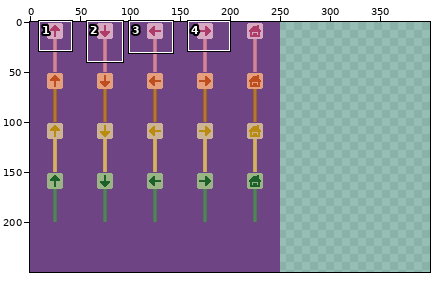
Pixel-art file -- Assets/Art/Tilesets/ase signs.aseprite. Above: a wide view before the commit, with the close-up outlined.
Close-up. Old version:
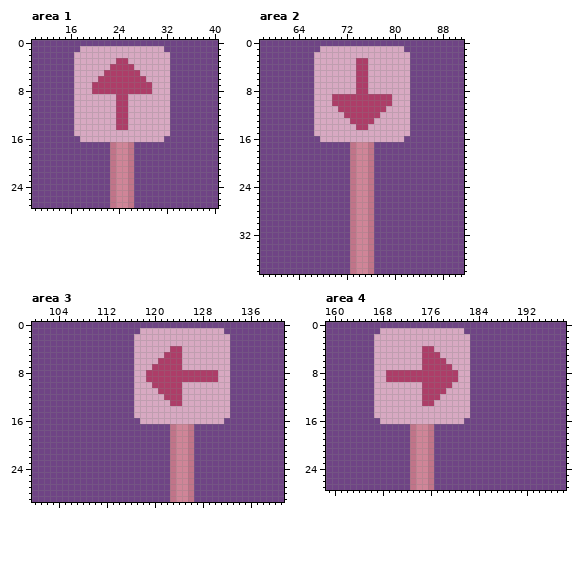
250x250 pixels, 1 frame. Shown: area 1: x 10..40, y 0..27; area 2: x 58..91, y 0..38; area 3: x 100..141, y 0..29; area 4: x 159..198, y 0..27. The old version is drawn lined up with the new one, on the new canvas. The commit also changed other parts of the picture, which this record leaves out.
Now the later version:
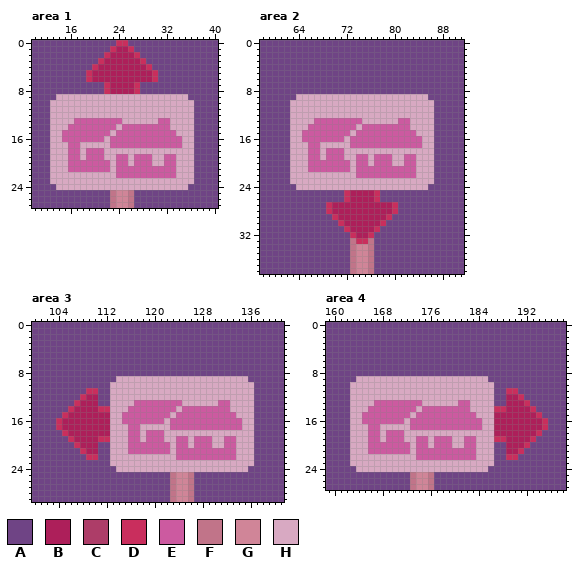
Palette (. is transparent): A #6f4485  B #ad1f5a  C #ad3d68  D #c92e5d  E #cc5aa0  F #c17489  G #d08598  H #d8a9c2
The exact change:
canvas 250x250 -> 400x250
Changed rows in their new state; - is an unchanged pixel.
Area 1:
first column x 13:
 0 -----------DD-----------
 1 -----AAAAADBBDAAAAA-----
 2 ----AAAAADBBBBDAAAAA----
 3 ----AAAADBBBBBBDAAAA----
 4 ----AAADBBBBBBBBDAAA----
 5 ----AADBBBBBBBBBBDAA----
 6 ----AADBBBBBBBBBBDAA----
 7 ----AAAAADBBBBDAAAAA----
 8 ----AAAAADBBBBDAAAAA----
 9 -HHH-------HH-------HHH-
10 HHHH-------HH-------HHHH
11 HHHH-------HH-------HHHH
12 HHHH-------HH-------HHHH
13 HHHHEEEEEEEEH-----EEHHHH
14 HHHEEEEEEEEHEEEEEEEEHHHH
15 HHEEEEEEEE-EEEEEEEEEEHHH
16 HHEEEEEEE-EEEEEEEEEEEEHH
17 HHHEEHHHHHEEEEEEEEEEEEHH
18 HHHEEHEEEHHHHHHHHHHHHHHH
19 HHHEEHEEEHHEEHEEEHHEEHHH
20 HHHEEEEEEEHEEHEEEHHEEHHH
21 HHHEEEEEEEHEEEEEEEEEEHHH
22 HHHHHHHHHHHEEEEEEEEEEHHH
23 HHHHHHHHHHHHHHHHHHHHHHHH
24 -HHHHHHHHHHHHHHHHHHHHHH-
Area 2:
first column x 63:
 1 -----AAAAAAAAAAAAAA-----
 2 ----AAAAAAAAAAAAAAAA----
 3 ----AAAAAAAAAAAAAAAA----
 4 ----AAAAAAAAAAAAAAAA----
 5 ----AAAAAAAAAAAAAAAA----
 6 ----AAAAAAAAAAAAAAAA----
 7 ----AAAAAAAAAAAAAAAA----
 8 ----AAAAAAAAAAAAAAAA----
 9 -HHH---HHHHHHHHHH---HHH-
10 HHHH---HHHHHHHHHH---HHHH
11 HHHH----HHHHHHHH----HHHH
12 HHHH-----HHHHHH-----HHHH
13 HHHHEEEEEEEEHH----EEHHHH
14 HHHEEEEEEEEHEEEEEEEEHHHH
15 HHEEEEEEEE-EEEEEEEEEEHHH
16 HHEEEEEEE-EEEEEEEEEEEEHH
17 HHHEEHHHHHEEEEEEEEEEEEHH
18 HHHEEHEEEHHHHHHHHHHHHHHH
19 HHHEEHEEEHHEEHEEEHHEEHHH
20 HHHEEEEEEEHEEHEEEHHEEHHH
21 HHHEEEEEEEHEEEEEEEEEEHHH
22 HHHHHHHHHHHEEEEEEEEEEHHH
23 HHHHHHHHHHHHHHHHHHHHHHHH
24 -HHHHHHHHHHHHHHHHHHHHHH-
25 ---------DBBBBD---------
26 ---------DBBBBD---------
27 ------DBBBBBBBBBBD------
28 ------DBBBBBBBBBBD------
29 -------DBBBBBBBBD-------
30 --------DBBBBBBD--------
31 ---------DBBBBD---------
32 ----------DBBD----------
33 -----------DD-----------
Area 3:
first column x 104:
 1 --------------AAAAAAAAAAAAAA-----
 2 -------------AAAAAAAAAAAAAAAA----
 3 -------------AAAAAAAAAAAAAAAA----
 4 -------------AAAAAAAAAAAAAAAA----
 5 -------------AAAAAAAAAAAAAAAA----
 6 -------------AAAAAAAAAAAAAAAA----
 7 -------------AAAAAAAAAAAAAAAA----
 8 -------------AAAAAAAAAAAAAAAA----
 9 ----------HHH--HHHHHHHHHHHH--HHH-
10 ---------HHHH---HHHHH--------HHHH
11 -----DD--HHHH----HHHH--------HHHH
12 ----DBB--HHHH-----HHH--------HHHH
13 ---DBBB--HHHHEEEEEEEE------EEHHHH
14 --DBBBBDDHHHEEEEEEEE-EEEEEEEEHHHH
15 -DBBBBBBBHHEEEEEEEE-EEEEEEEEEEHHH
16 DBBBBBBBBHHEEEEEEE-EEEEEEEEEEEEHH
17 DBBBBBBBBHHHEEHHHHHEEEEEEEEEEEEHH
18 -DBBBBBBBHHHEEHEEEHHHHHHHHHHHHHHH
19 --DBBBBDDHHHEEHEEEHHEEHEEEHHEEHHH
20 ---DBBB--HHHEEEEEEEHEEHEEEHHEEHHH
21 ----DBB--HHHEEEEEEEHEEEEEEEEEEHHH
22 -----DD--HHHHHHHHHHHEEEEEEEEEEHHH
23 ---------HHHHHHHHHHHHHHHHHHHHHHHH
24 ----------HHHHHHHHHHHHHHHHHHHHHH-
Area 4:
first column x 163:
 1 -----AAAAAAAAAAAAAA--------------
 2 ----AAAAAAAAAAAAAAAA-------------
 3 ----AAAAAAAAAAAAAAAA-------------
 4 ----AAAAAAAAAAAAAAAA-------------
 5 ----AAAAAAAAAAAAAAAA-------------
 6 ----AAAAAAAAAAAAAAAA-------------
 7 ----AAAAAAAAAAAAAAAA-------------
 8 ----AAAAAAAAAAAAAAAA-------------
 9 -HHH--HHHHHHHHHHHH--HHH----------
10 HHHH--------HHHHH---HHHH---------
11 HHHH--------HHHH----HHHH--DD-----
12 HHHH--------HHH-----HHHH--BBD----
13 HHHHEEEEEEEEHH----EEHHHH--BBBD---
14 HHHEEEEEEEE-EEEEEEEEHHHHDDBBBBD--
15 HHEEEEEEEE-EEEEEEEEEEHHHBBBBBBBD-
16 HHEEEEEEE-EEEEEEEEEEEEHHBBBBBBBBD
17 HHHEEHHHHHEEEEEEEEEEEEHHBBBBBBBBD
18 HHHEEHEEEHHHHHHHHHHHHHHHBBBBBBBD-
19 HHHEEHEEEHHEEHEEEHHEEHHHDDBBBBD--
20 HHHEEEEEEEHEEHEEEHHEEHHH--BBBD---
21 HHHEEEEEEEHEEEEEEEEEEHHH--BBD----
22 HHHHHHHHHHHEEEEEEEEEEHHH--DD-----
23 HHHHHHHHHHHHHHHHHHHHHHHH---------
24 -HHHHHHHHHHHHHHHHHHHHHH----------
Where, in picture pixels (left, top, right, bottom), the same in both close-ups:
changed: (50, 40, 194, 190)
changed: (290, 46, 434, 244)
changed: (56, 328, 254, 472)
changed: (350, 328, 548, 472)
